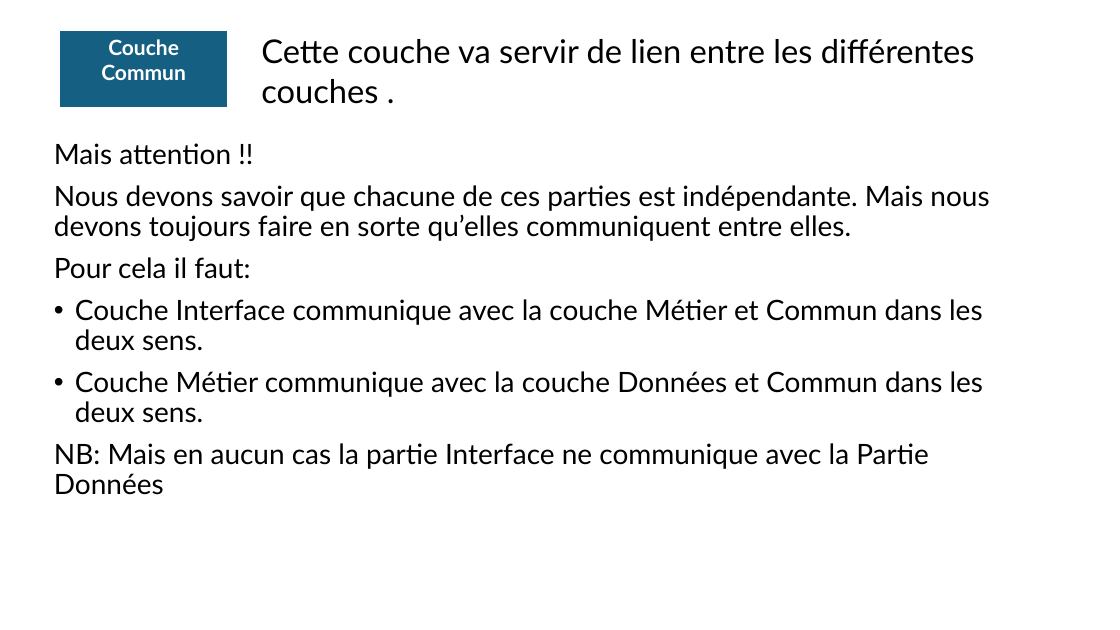
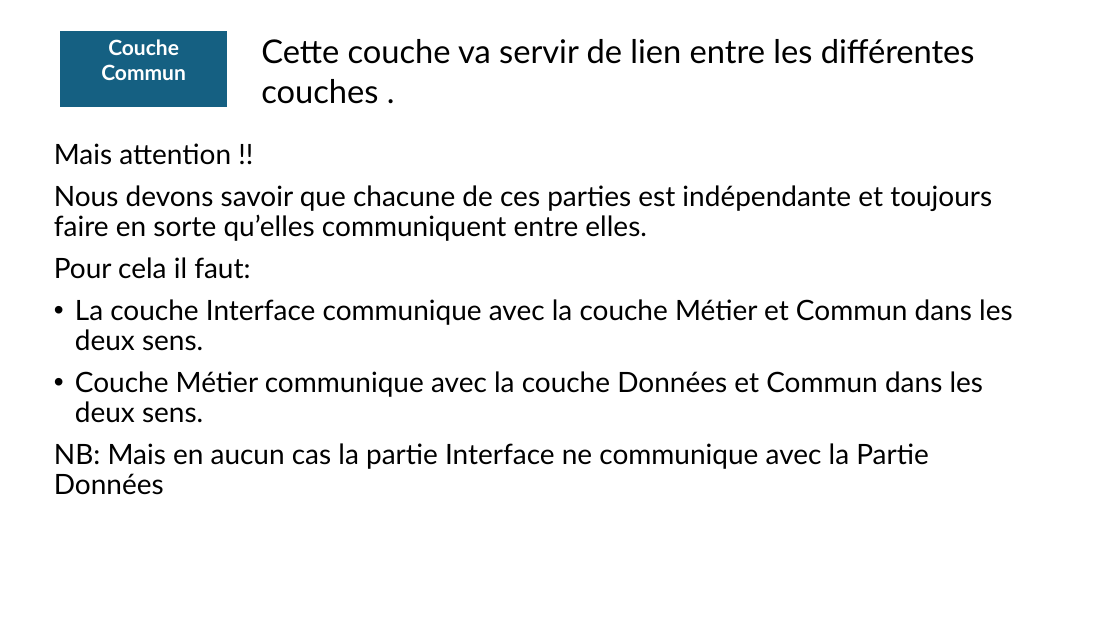
Before and after one commit to alimakri/DanCookStage, a slide deck: slide 4 of Documents/DanCook_Stage.pptx. Drawn at 1120x630 pixels with LibreOffice and Linux fonts; fonts in the diff are those of the drawing. Boxes give left, top, right and bottom in pixels: in the first picture for what was removed or moved away, otherwise in the second. Text is boxed around its words. In the diff, an @@ line names an element or a change of style, - is before the commit and + after.

```diff
--- a/Documents/DanCook_Stage.pptx
+++ b/Documents/DanCook_Stage.pptx
@@ text at (54,185,992,241): text changed @@
-Nous devons savoir que chacune de ces parties est indépendante. Mais nous devons toujours faire en sorte qu’elles communiquent entre elles.
+Nous devons savoir que chacune de ces parties est indépendante et toujours faire en sorte qu’elles communiquent entre elles.
@@ text at (75,299,1013,351): text changed @@
-• Couche Interface communique avec la couche Métier et Commun dans les deux sens.
+• La couche Interface communique avec la couche Métier et Commun dans les deux sens.
```
Also in this commit, not shown: 7 other slides changed.
